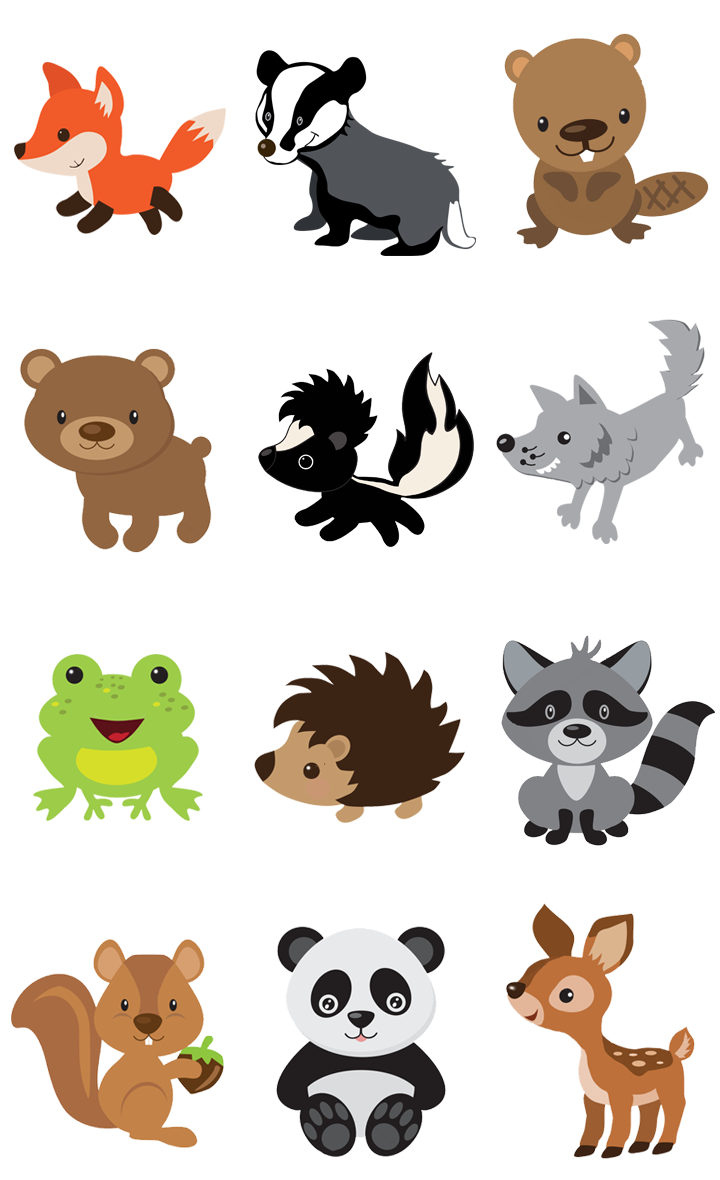
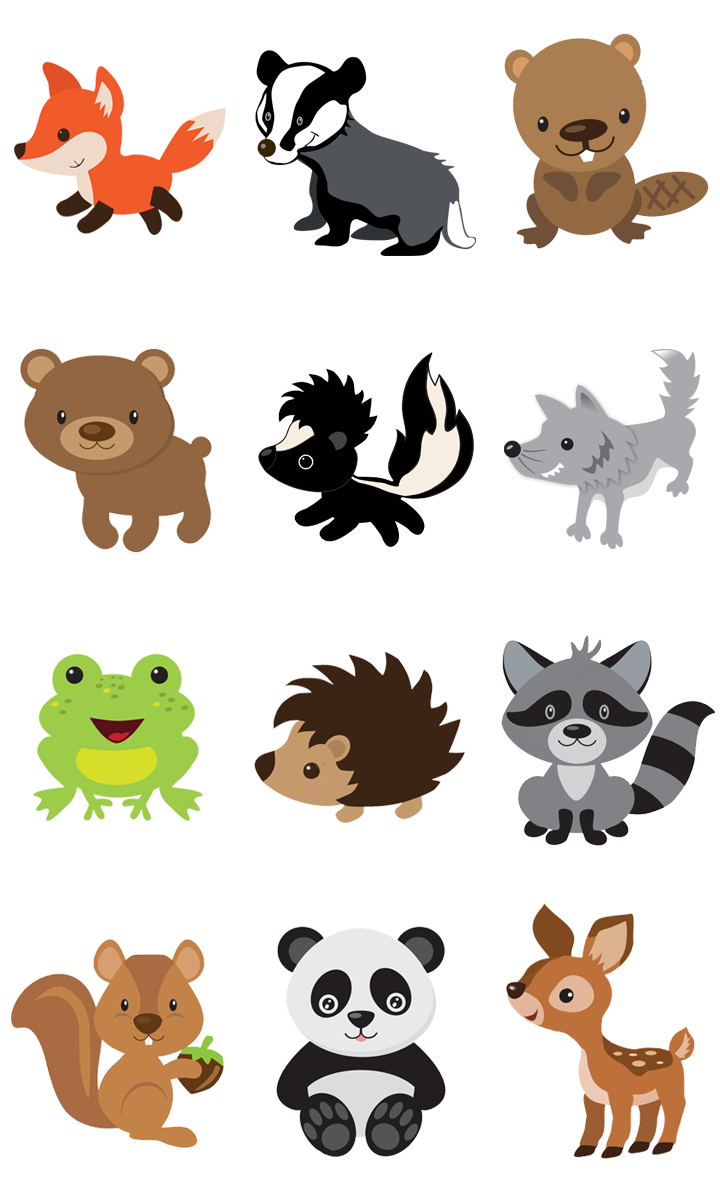
Layer changes from the first 720 x 1180 image to the second:
added layer "Layer 2" above "Layer 1" over box(504, 349, 700, 549)
hid "Wolf" over box(496, 319, 705, 544)
